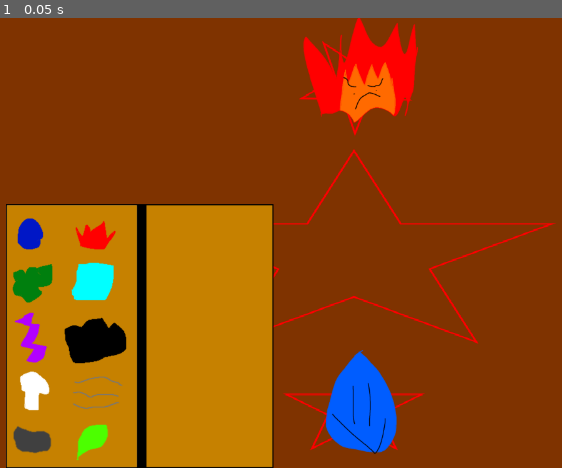
Above: before the commit, frame 1.
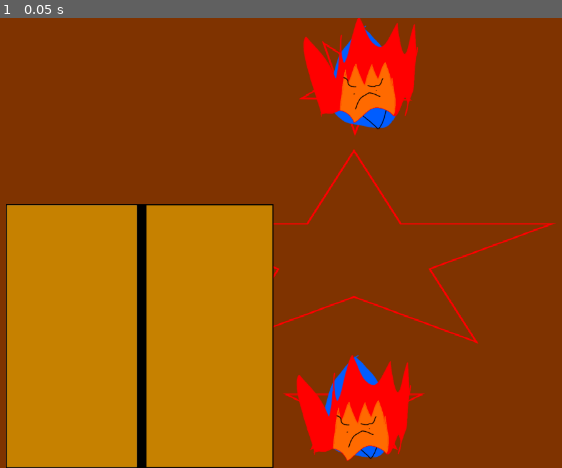
Above: after the commit, the same moment.

Repository: DigiDuncan/DPNJam1
Game: Godot game, scene res://main.tscn
The game is run twice, just before and just after one commit, with the same random seed, the same clock (stepped at 60 frames per second) and the same inputs.
Inputs:
- Up to frame 1 (0.05 s): no input

The runs differ from the first frame. In frame 1, 7.1% of the frame differs, in the area x 2-74%, y 1-99%.

Commit message:
restructure scene

Diff:
--- a/main.tscn
+++ b/main.tscn
@@ -15,36 +15,20 @@
 [ext_resource type="Texture2D" uid="uid://bjm72braku48" path="res://rockicon.png" id="13_c8x3t"]
 [ext_resource type="Texture2D" uid="uid://dh6lpagrpmevo" path="res://natureicon.png" id="14_kuy1i"]
 
-[node name="Node2D" type="Node2D"]
+[node name="Everything" type="Node2D"]
 
 [node name="Fightzone" type="TextureRect" parent="."]
 offset_right = 251.0
 offset_bottom = 227.0
 texture = ExtResource("1_58v8u")
 
-[node name="WaterElemental" type="CharacterBody2D" parent="."]
-position = Vector2(647, 620)
-
-[node name="Sprite2D" type="Sprite2D" parent="WaterElemental"]
-position = Vector2(-2, 2)
-scale = Vector2(0.75, 0.75)
-texture = ExtResource("2_3oigu")
-
-[node name="FireElemental" type="CharacterBody2D" parent="."]
-position = Vector2(658, 88)
-
-[node name="Sprite2D" type="Sprite2D" parent="FireElemental"]
-position = Vector2(2, -1)
-scale = Vector2(0.75, 0.75)
-texture = ExtResource("3_kvmv6")
-
-[node name="Book" type="CharacterBody2D" parent="."]
+[node name="Book" type="Node2D" parent="."]
 position = Vector2(299, 480)
 
-[node name="Sprite2D" type="Sprite2D" parent="Book"]
+[node name="BookBackground" type="Sprite2D" parent="Book"]
 texture = ExtResource("4_lwicp")
 
-[node name="BookIcons" type="Node" parent="Book"]
+[node name="BookIcons" type="Node2D" parent="Book"]
 
 [node name="Water" type="Sprite2D" parent="Book/BookIcons"]
 position = Vector2(127, 344)
@@ -85,3 +69,31 @@
 [node name="Nature" type="Sprite2D" parent="Book/BookIcons"]
 position = Vector2(224, 679)
 texture = ExtResource("14_kuy1i")
+
+[node name="Monsters" type="Node2D" parent="."]
+
+[node name="EnemyMonster" type="Node2D" parent="Monsters"]
+position = Vector2(647, 620)
+
+[node name="Water" type="Sprite2D" parent="Monsters/EnemyMonster"]
+position = Vector2(3, -517)
+scale = Vector2(0.75, 0.75)
+texture = ExtResource("2_3oigu")
+
+[node name="Fire" type="Sprite2D" parent="Monsters/EnemyMonster"]
+position = Vector2(13, -533)
+scale = Vector2(0.75, 0.75)
+texture = ExtResource("3_kvmv6")
+
+[node name="AllyMonster" type="Node2D" parent="Monsters"]
+position = Vector2(1294, 1240)
+
+[node name="Water" type="Sprite2D" parent="Monsters/AllyMonster"]
+position = Vector2(-656, -610)
+scale = Vector2(0.75, 0.75)
+texture = ExtResource("2_3oigu")
+
+[node name="Fire" type="Sprite2D" parent="Monsters/AllyMonster"]
+position = Vector2(-645, -612)
+scale = Vector2(0.75, 0.75)
+texture = ExtResource("3_kvmv6")
